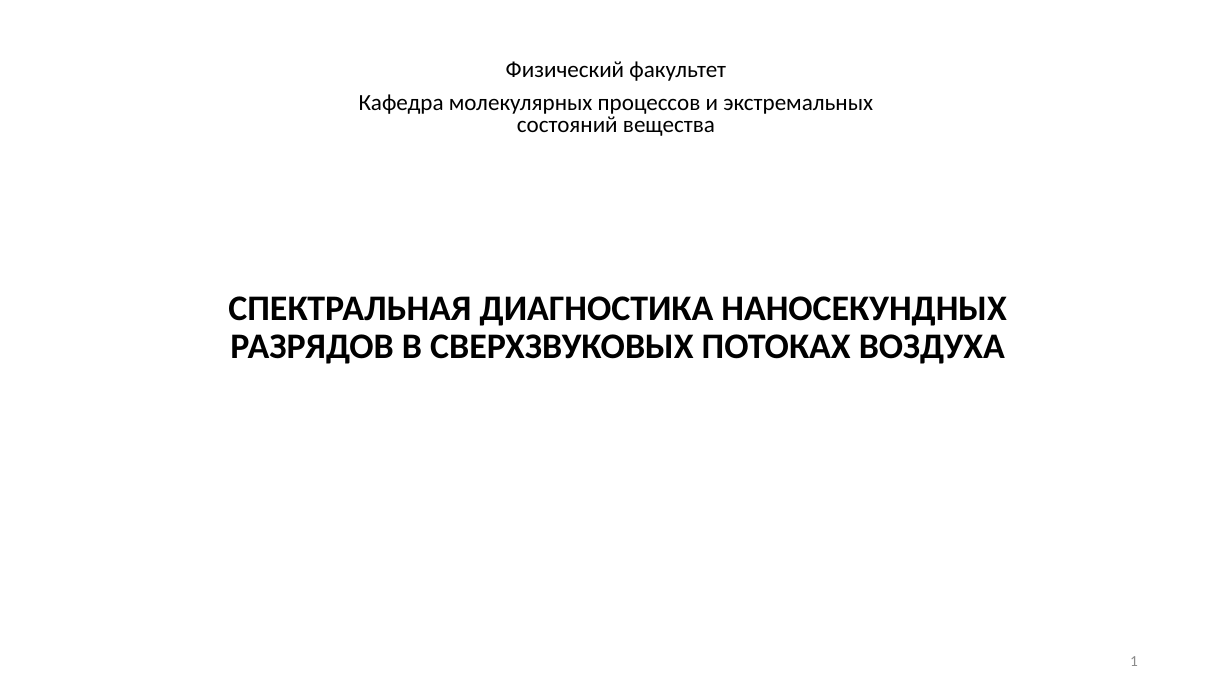
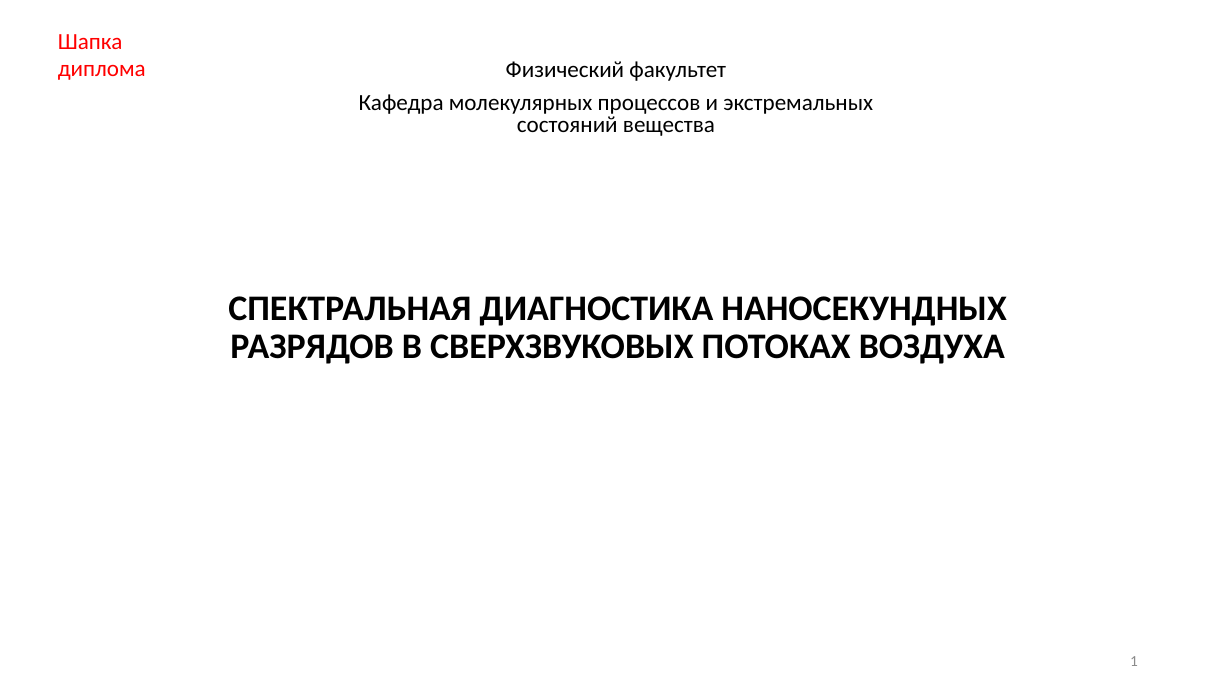
Before and after one commit to ulanich/msu, a slide deck: slide 1 of МАГ.ДИСС/предзащита.pptx. Drawn at 1232x693 pixels with LibreOffice and Linux fonts; fonts in the diff are those of the drawing. Boxes give left, top, right and bottom in pixels: in the first picture for what was removed or moved away, otherwise in the second. Text is boxed around its words. In the diff, an @@ line names an element or a change of style, - is before the commit and + after.

```diff
--- a/МАГ.ДИСС/предзащита.pptx
+++ b/МАГ.ДИСС/предзащита.pptx
@@ text added at (58,34,146,80), 18 pt, text #FF0000 @@
+Шапка диплома
```
Also in this commit, not shown: 14 other slides changed, 6 slides added, 3 other files.
